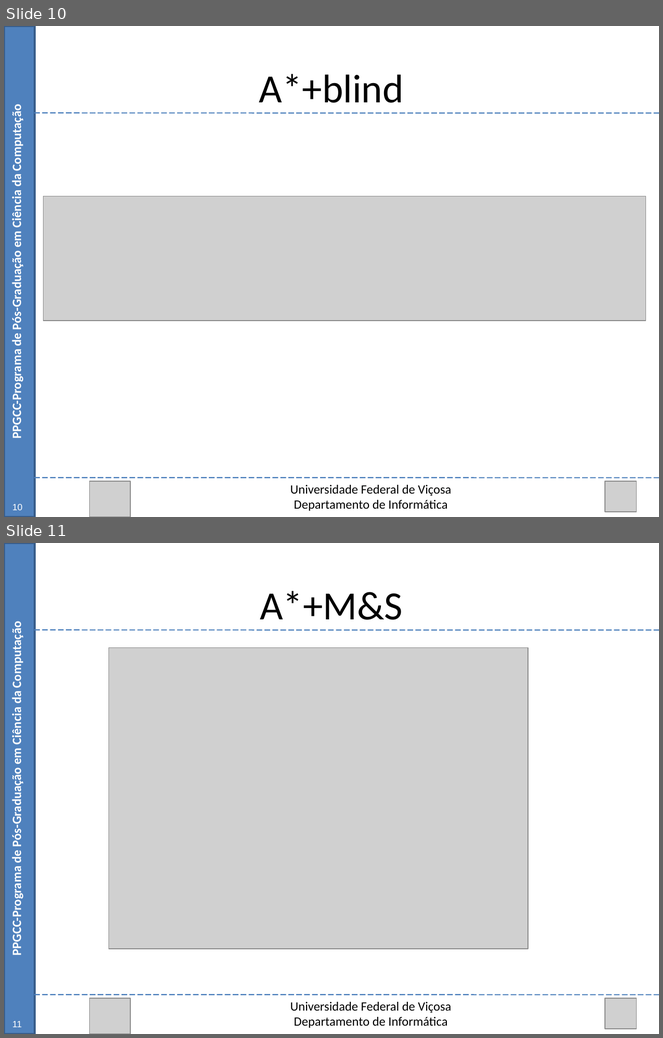
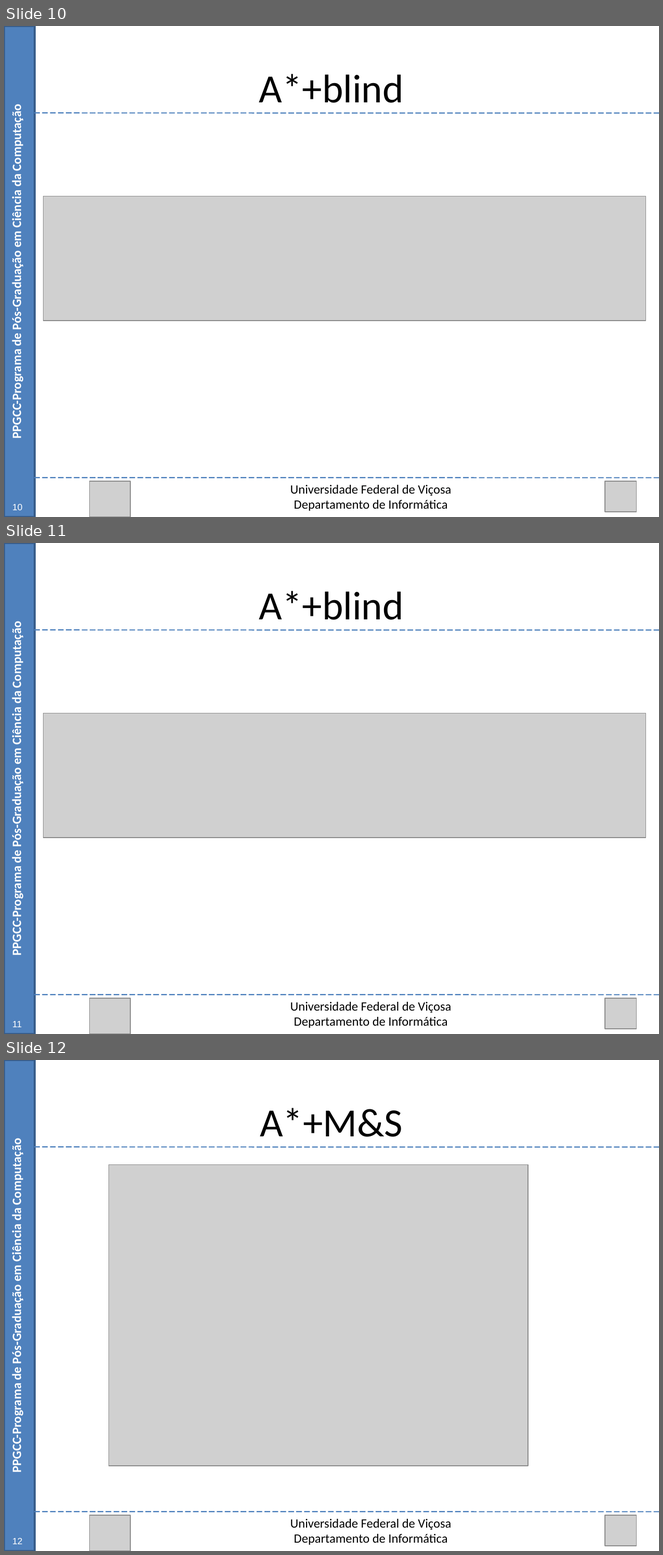
Before and after one commit to Marvinsky/research-marvin, a slide deck: latex/odp/dissertation_v4.odp. Shown one above the other, each under a label of ours: slides 10 and 11 before the commit, slides 10, 11 and 12 after it. The pictures are 663x1038 and 663x1555 pixels, drawn with LibreOffice and Linux fonts; fonts in the diff are those of the drawing; grey boxes stand for pictures. Boxes give left, top, right and bottom in pixels: in the first picture for what was removed or moved away, otherwise in the second. Text is boxed around its words. In the diff, an @@ line names an element or a change of style, - is before the commit and + after.

```diff
--- a/latex/odp/dissertation_v4.odp
+++ b/latex/odp/dissertation_v4.odp
@@ slide 11 added at (4,543,659,1034), background #FFFFFF @@
@@ rectangle added at (4,543,35,1034), fill #4F81BD, outline #385D8A 2.01 pt @@
@@ text added at (259,591,404,620), 44 pt, text #000000 @@
+A*+blind
@@ text added at (9,628,25,954), 14 pt, text #FFFFFF, bold @@
+PPGCC-Programa de Pós-Graduação em Ciência da Computação
@@ line added from (35, 630) to (659, 630), #4A7EBB 1.25 pt @@
@@ picture added at (44,714,646,838) @@
@@ line added from (35, 995) to (659, 995), #4A7EBB 1.25 pt @@
@@ picture added at (89,999,130,1034) @@
@@ text added at (291,1002,451,1028), 14 pt, text #000000 @@
+Universidade Federal de Viçosa
+Departamento de Informática
@@ picture added at (605,999,636,1029) @@
@@ page number added at (12,1021,22,1028), 10 pt, text #FFFFFF @@
+11
@@ what was slide 11 is now slide 12 @@
@@ page number at (12,1538,22,1545): text changed @@
-11
+12
```
Also in this commit, not shown: 1 other slide added.
